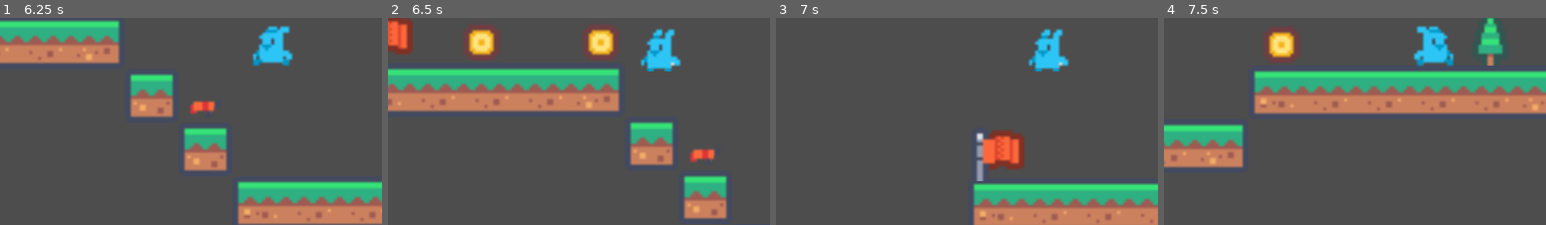
Above: before the commit, frames 1-4 (left to right).
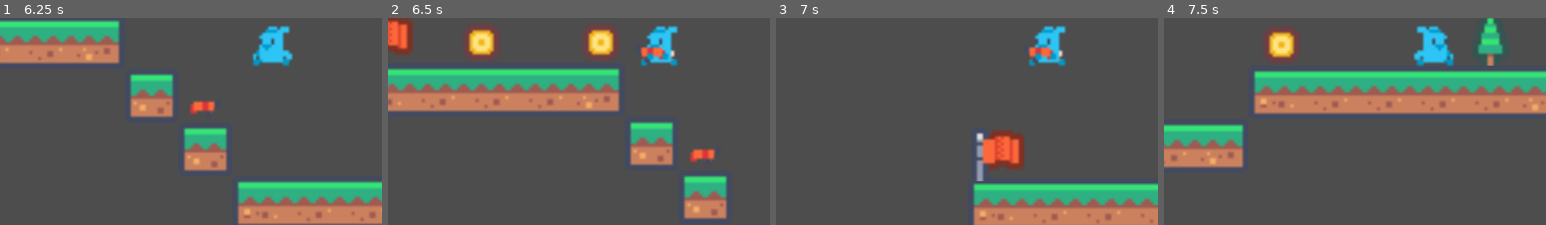
Above: after the commit, the same moments.

Repository: T-oo-T/game-development-final-project
Game: Godot game, scene res://Scenes/main.tscn
Same seed, same stepped clock (60 frames per second), same inputs: the game is played once before the commit and once after it.
Inputs:
- Up to frame 1 (6.25 s): hold Up (jump) 0.53-1.28 s; hold Right (right) 0.53-2.03 s; tap Up (jump) at 1.35, 1.52, 1.82, 2.85, 3.02, 3.32, 4.35, 4.52, 4.82, 5.85, 6.02 s; hold Left (left) 2.03-2.78 s; hold Up (jump) 2.03-2.78 s; hold Right (right) 2.78-4.28 s; hold Up (jump) 3.53-4.28 s; hold Left (left) 4.28-5.03 s; hold Right (right) 5.03-5.78 s; hold Up (jump) 5.03-5.78 s; hold Left (left) from 5.78 s (still down)
- Up to frame 2 (6.5 s): keep holding Left (left); tap Up (jump) at 6.32 s
- Up to frame 3 (7 s): keep holding Left (left); hold Up (jump) from 6.53 s (still down)
- Up to frame 4 (7.5 s): release Left (left) at 7.28 s; release Up (jump) at 7.28 s; hold Right (right) from 7.28 s (still down); tap Up (jump) at 7.35 s
The pictures show only the part of the screen within x 14-64%, y 41-91%; the shares and areas given below are measured in that part.

Frame 1 is identical in both runs. In frame 2, 1.3% of the frame differs, in the area x 66-77%, y 3-26%; in frame 3, 1.3%; in frame 4, nothing differs.

Commit message:
gun animations

Diff:
--- a/Scenes/player.tscn
+++ b/Scenes/player.tscn
@@ -1,12 +1,29 @@
-[gd_scene load_steps=10 format=3 uid="uid://b8lppdth0a2ff"]
+[gd_scene load_steps=15 format=3 uid="uid://b8lppdth0a2ff"]
 
 [ext_resource type="Texture2D" uid="uid://cj8e88ciutktd" path="res://Assets/Player/player_idle.png" id="1_4flbx"]
 [ext_resource type="Script" uid="uid://dqut12yg4tw2d" path="res://Scripts/player.gd" id="1_onrkg"]
 [ext_resource type="Texture2D" uid="uid://dvlfth8e55kcj" path="res://Assets/Player/player_move.png" id="3_i3pqv"]
+[ext_resource type="Texture2D" uid="uid://vhjb32w06l0v" path="res://Assets/Player/player_gun_idle.png" id="4_vgqql"]
+[ext_resource type="Texture2D" uid="uid://cqcaiolt1quwp" path="res://Assets/Player/player_gun_move.png" id="5_fkybt"]
 
 [sub_resource type="CapsuleShape2D" id="CapsuleShape2D_p3ir5"]
 radius = 4.0
 height = 12.0
+
+[sub_resource type="Animation" id="Animation_i3pqv"]
+length = 0.001
+tracks/0/type = "value"
+tracks/0/imported = false
+tracks/0/enabled = true
+tracks/0/path = NodePath("../Sprite2D:texture")
+tracks/0/interp = 1
+tracks/0/loop_wrap = true
+tracks/0/keys = {
+"times": PackedFloat32Array(0),
+"transitions": PackedFloat32Array(1),
+"update": 1,
+"values": [ExtResource("1_4flbx")]
+}
 
 [sub_resource type="Animation" id="Animation_onrkg"]
 resource_name = "idle"
@@ -23,8 +40,8 @@
 "values": [ExtResource("1_4flbx")]
 }
 
-[sub_resource type="Animation" id="Animation_i3pqv"]
-length = 0.001
+[sub_resource type="Animation" id="Animation_sweqy"]
+resource_name = "jump"
 tracks/0/type = "value"
 tracks/0/imported = false
 tracks/0/enabled = true
@@ -35,7 +52,7 @@
 "times": PackedFloat32Array(0),
 "transitions": PackedFloat32Array(1),
 "update": 1,
-"values": [ExtResource("1_4flbx")]
+"values": [ExtResource("3_i3pqv")]
 }
 
 [sub_resource type="Animation" id="Animation_hqtel"]
@@ -54,8 +71,8 @@
 "values": [ExtResource("3_i3pqv"), ExtResource("1_4flbx")]
 }
 
-[sub_resource type="Animation" id="Animation_sweqy"]
-resource_name = "jump"
+[sub_resource type="Animation" id="Animation_fkybt"]
+resource_name = "gun_idle"
 tracks/0/type = "value"
 tracks/0/imported = false
 tracks/0/enabled = true
@@ -66,12 +83,46 @@
 "times": PackedFloat32Array(0),
 "transitions": PackedFloat32Array(1),
 "update": 1,
-"values": [ExtResource("3_i3pqv")]
+"values": [ExtResource("4_vgqql")]
+}
+
+[sub_resource type="Animation" id="Animation_x3wgy"]
+resource_name = "gun_run"
+length = 0.5
+tracks/0/type = "value"
+tracks/0/imported = false
+tracks/0/enabled = true
+tracks/0/path = NodePath("../Sprite2D:texture")
+tracks/0/interp = 1
+tracks/0/loop_wrap = true
+tracks/0/keys = {
+"times": PackedFloat32Array(0, 0.3333),
+"transitions": PackedFloat32Array(1, 1),
+"update": 1,
+"values": [ExtResource("5_fkybt"), ExtResource("4_vgqql")]
+}
+
+[sub_resource type="Animation" id="Animation_3smsa"]
+resource_name = "gun_jump"
+tracks/0/type = "value"
+tracks/0/imported = false
+tracks/0/enabled = true
+tracks/0/path = NodePath("../Sprite2D:texture")
+tracks/0/interp = 1
+tracks/0/loop_wrap = true
+tracks/0/keys = {
+"times": PackedFloat32Array(0),
+"transitions": PackedFloat32Array(1),
+"update": 1,
+"values": [ExtResource("5_fkybt")]
 }
 
 [sub_resource type="AnimationLibrary" id="AnimationLibrary_sweqy"]
 _data = {
 &"RESET": SubResource("Animation_i3pqv"),
+&"gun_idle": SubResource("Animation_fkybt"),
+&"gun_jump": SubResource("Animation_3smsa"),
+&"gun_run": SubResource("Animation_x3wgy"),
 &"idle": SubResource("Animation_onrkg"),
 &"jump": SubResource("Animation_sweqy"),
 &"run": SubResource("Animation_hqtel")
--- a/Scripts/map.gd
+++ b/Scripts/map.gd
@@ -43,3 +43,4 @@
 func _on_gun_body_entered(body: Node2D) -> void:
 	if body is Player:
 		print("player picked gun")
+		player.has_gun = true
--- a/Scripts/player.gd
+++ b/Scripts/player.gd
@@ -6,12 +6,20 @@
 const JUMP_VELOCITY = -300.0
 var jumping: bool
 var lives: int
+var has_gun: bool
 
 func _ready() -> void:
 	jumping = false
+	has_gun = false
 
 func die() -> void:
 	player_died.emit()
+
+func _play_animation(animation: String) -> void:
+	if has_gun:
+		$AnimationPlayer.play("gun_" + animation)
+	else:
+		$AnimationPlayer.play(animation)
 
 func _physics_process(delta: float) -> void:
 	if position.y > 1500:
@@ -31,14 +39,14 @@
 	# Handle direction
 	var direction := Input.get_axis("left", "right")
 	if direction:
-		$AnimationPlayer.play("run")
+		_play_animation("run")
 		velocity.x = direction * SPEED
 		$Sprite2D.flip_h = direction == -1.0
 	else:
 		if jumping:
-			$AnimationPlayer.play("jump")
+			_play_animation("jump")
 		else:
-			$AnimationPlayer.play("idle")
+			_play_animation("idle")
 
 		velocity.x = move_toward(velocity.x, 0, SPEED)
 
